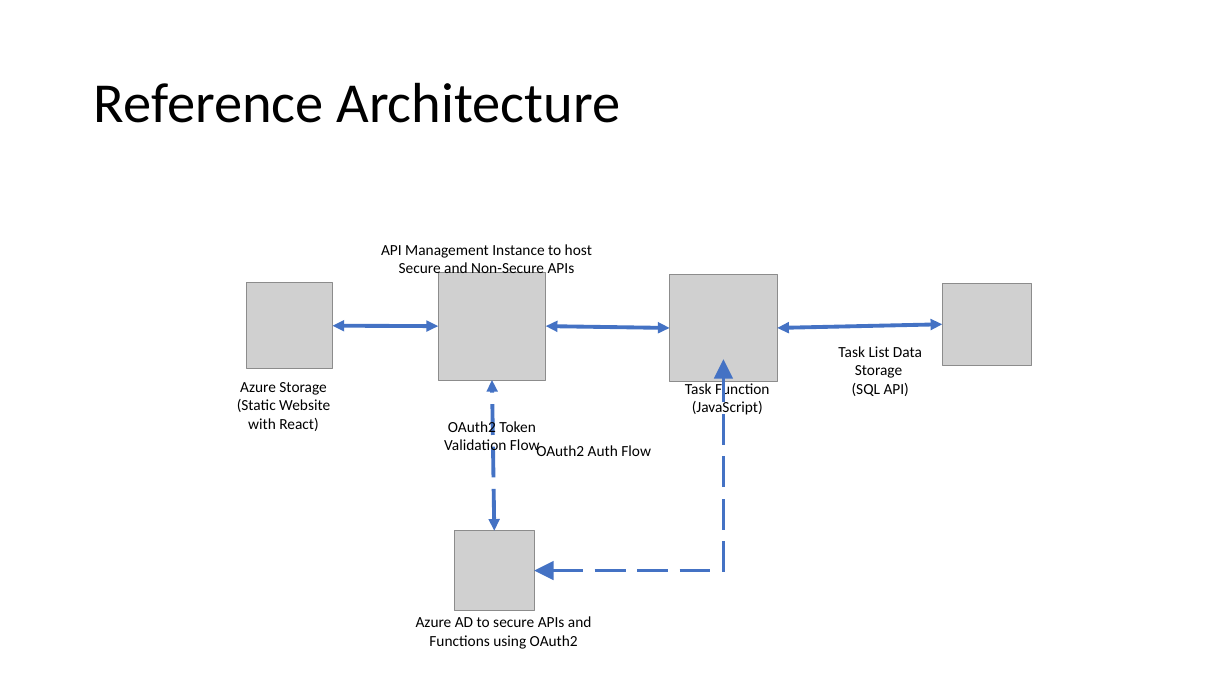
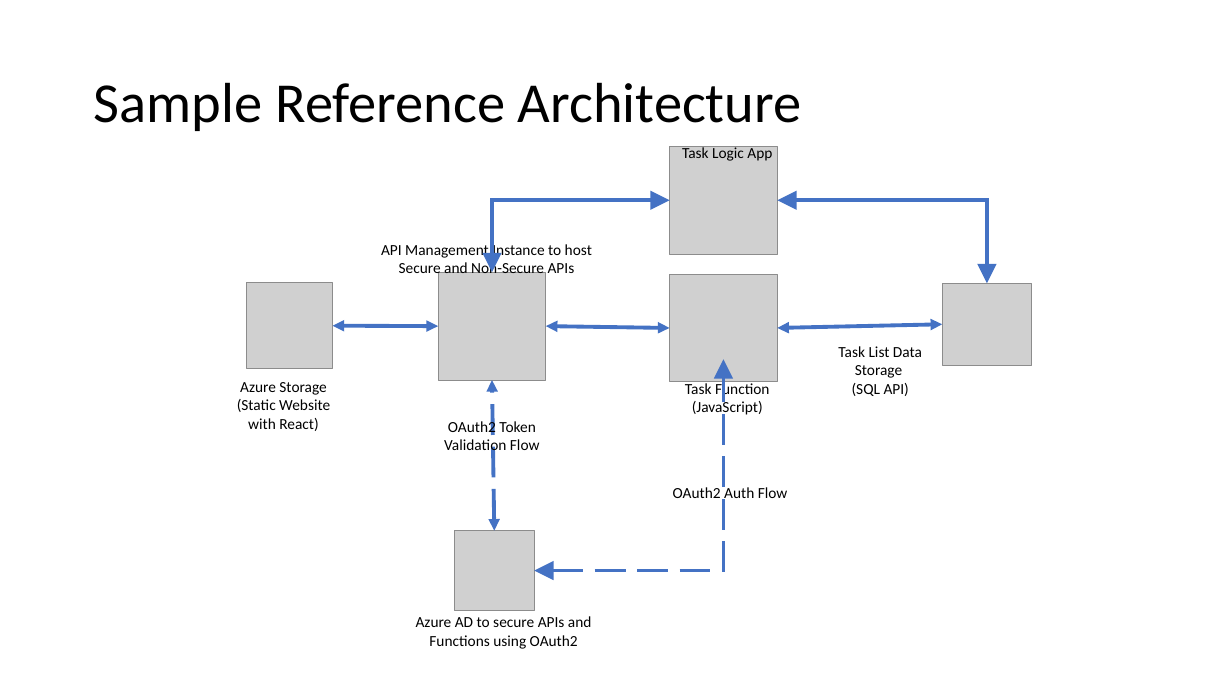
Before and after one commit to naveedzaheer/csa-hack-prep, a slide deck: slide 4 of docs/Serverless-PoC.pptx (slide 3 before the commit). Drawn at 1232x693 pixels with LibreOffice and Linux fonts; fonts in the diff are those of the drawing; grey boxes stand for pictures. Boxes give left, top, right and bottom in pixels: in the first picture for what was removed or moved away, otherwise in the second. Text is boxed around its words. In the diff, an @@ line names an element or a change of style, - is before the commit and + after.

```diff
--- a/docs/Serverless-PoC.pptx
+++ b/docs/Serverless-PoC.pptx
@@ title at <box>94,82,802,131</box>: text changed @@
-Reference Architecture
+Sample Reference Architecture
@@ picture added at <box>670,146,778,254</box> @@
@@ text added at <box>682,145,772,161</box>, 12 pt, text #000000 @@
+Task Logic App
@@ elbow double arrow added from (492, 273) to (670, 201), #4472C4 3 pt @@
@@ elbow double arrow added from (987, 284) to (777, 201), #4472C4 3 pt @@
@@ text "OAuth2 Auth Flow" rewrapped from <box>536,443,651,456</box> to <box>673,485,788,503</box> @@
```
Also in this commit, not shown: 1 other slide changed, 32 other files.
